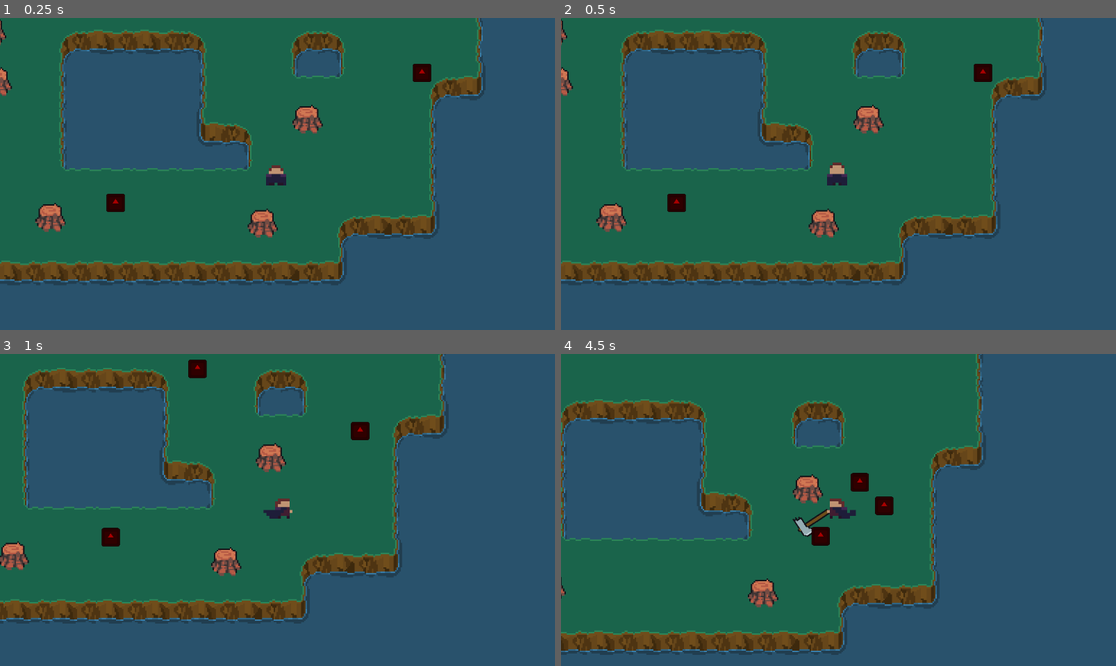
Above: before the commit, frames 1-4 (two rows, left to right).
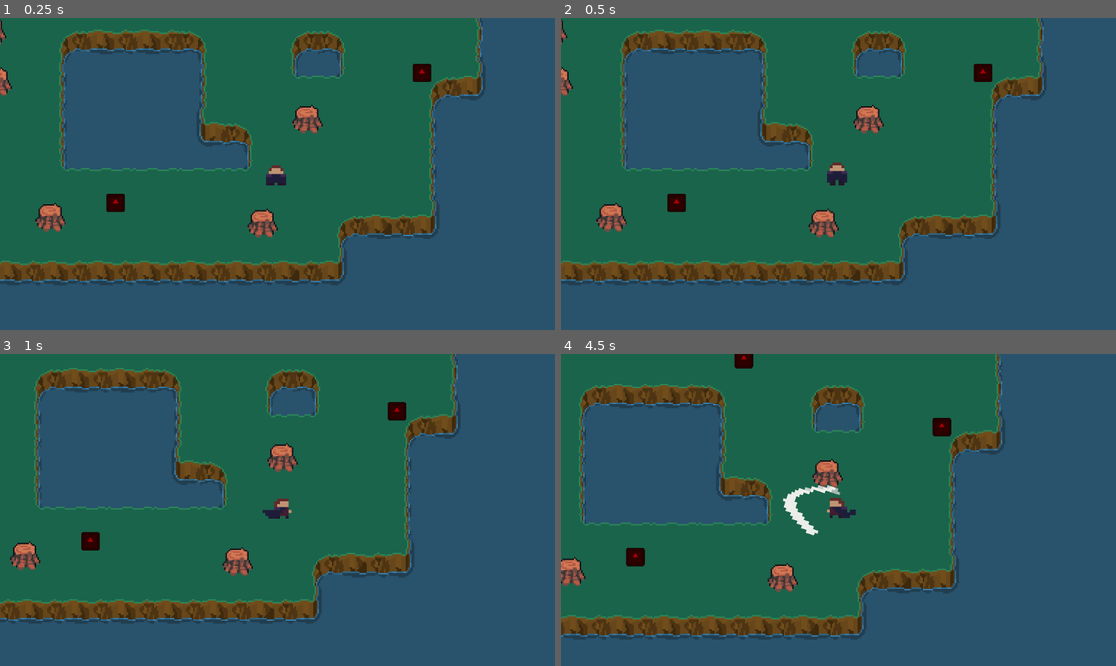
Above: after the commit, the same moments.

Repository: Nademtis/2D-MeleeCombat-and-pathfinding
Game: Godot game, scene res://main.tscn
Two runs of this game, one before a commit and one after it. Both use one fixed random seed, a clock stepped at 60 frames per second and the inputs below. The engine's default icon, where the game draws it, is replaced by a stand-in: a white triangle on a blue panel in a dark square.
Inputs (mouse positions are in pixels of both pictures, inside the frame that each line leads up to):
- Up to frame 1 (0.25 s): no input
- Up to frame 2 (0.5 s): no input
- Up to frame 3 (1 s): move the mouse to (399, 494) at 0.52 s; press the mouse at (399, 494) at 0.53 s; hold D (right) from 0.53 s (still down)
- Up to frame 4 (4.5 s): move the mouse to (727, 525) at 1.27 s; release D (right) at 1.28 s; release the mouse at (727, 525) at 1.28 s; hold S (down) 1.28-2.03 s; click (727, 525) at 1.35 s; move the mouse to (894, 441) at 2.02 s; hold D (right) 2.03-2.78 s; hold Right mouse button (rightClick) 2.03-2.78 s; click (894, 441) at 2.3 s; move the mouse to (810, 572) at 2.77 s; hold W (up) 2.78-3.53 s; click (810, 572) at 2.85 s; move the mouse to (1005, 556) at 3.52 s; press the mouse at (1005, 556) at 3.53 s; hold Left (left) from 3.53 s (still down); move the mouse to (672, 463) at 4.27 s; release the mouse at (672, 463) at 4.28 s; right-click (672, 463) at 4.35 s

Frame 1 is identical in both runs. In frame 2, less than 0.1% of the frame differs, in the area x 47-52%, y 48-54%; in frame 3, 13%; in frame 4, 26%, in the area x 0-80%, y 0-97%.

Commit message:
wip attack system

Diff:
--- a/game/enemy/enemy.gd
+++ b/game/enemy/enemy.gd
@@ -4,7 +4,7 @@
 @export var speed: float = 70
 @export var hp: float = 5
 var should_walk = false
-@export var should_chase_debug = true
+@export var should_chase_debug = false
 
 # Knockback variables
 @export var knockback_duration: float = 0.05
--- a/game/player/attack.gd
+++ b/game/player/attack.gd
@@ -1,16 +1,28 @@
 extends Node2D
 
-@onready var animation_player: AnimationPlayer = $AnimationPlayer
+#@onready var animation_player: AnimationPlayer = $AnimationPlayer
+
+@onready var animation_player2: AnimationPlayer = $"new attack/AnimationPlayer"
+@onready var sprite_2d: Sprite2D = $"new attack/Sprite2D"
+
 var attack_right = true
 
 func initialize(is_attack_right: bool) -> void:
 	attack_right = is_attack_right
 
 func _ready() -> void:
+	#if attack_right:
+		#animation_player.play("attack_R")
+	#else:
+		#animation_player.play("attack_L")
+		#
 	if attack_right:
-		animation_player.play("attack_R")
+		sprite_2d.flip_h = false
+		animation_player2.play("attack")
 	else:
-		animation_player.play("attack_L")
+		sprite_2d.flip_h = true
+		animation_player2.play("attack")
+
 
 
 #TODO IF HIT --> object take damage --> kill this
--- a/game/player/attack.tscn
+++ b/game/player/attack.tscn
@@ -1,14 +1,16 @@
-[gd_scene load_steps=7 format=3 uid="uid://cw0twtd575n66"]
+[gd_scene load_steps=13 format=3 uid="uid://cw0twtd575n66"]
 
 [ext_resource type="Script" path="res://player/attack.gd" id="1_adh8c"]
 [ext_resource type="Texture2D" uid="uid://dryhsj3u2nonq" path="res://assets/player/axe_attack_1.png" id="1_h2dbb"]
+[ext_resource type="Texture2D" uid="uid://cxjwq87qs2bxh" path="res://assets/player/idle_down.png" id="3_n44ke"]
+[ext_resource type="Texture2D" uid="uid://bsfotebtfx7t6" path="res://assets/player/attack/attack_anim.png" id="4_k660l"]
 
 [sub_resource type="Animation" id="Animation_ayq74"]
 length = 0.001
 tracks/0/type = "value"
 tracks/0/imported = false
 tracks/0/enabled = true
-tracks/0/path = NodePath("Sprite2D:rotation")
+tracks/0/path = NodePath("Sprite2D_old_axe:rotation")
 tracks/0/interp = 1
 tracks/0/loop_wrap = true
 tracks/0/keys = {
@@ -20,7 +22,7 @@
 tracks/1/type = "value"
 tracks/1/imported = false
 tracks/1/enabled = true
-tracks/1/path = NodePath("Sprite2D:visible")
+tracks/1/path = NodePath("Sprite2D_old_axe:visible")
 tracks/1/interp = 1
 tracks/1/loop_wrap = true
 tracks/1/keys = {
@@ -32,7 +34,7 @@
 tracks/2/type = "value"
 tracks/2/imported = false
 tracks/2/enabled = true
-tracks/2/path = NodePath("Sprite2D:frame")
+tracks/2/path = NodePath("Sprite2D_old_axe:frame")
 tracks/2/interp = 1
 tracks/2/loop_wrap = true
 tracks/2/keys = {
@@ -56,7 +58,7 @@
 tracks/4/type = "value"
 tracks/4/imported = false
 tracks/4/enabled = true
-tracks/4/path = NodePath("Sprite2D:flip_h")
+tracks/4/path = NodePath("Sprite2D_old_axe:flip_h")
 tracks/4/interp = 1
 tracks/4/loop_wrap = true
 tracks/4/keys = {
@@ -73,7 +75,7 @@
 tracks/0/type = "value"
 tracks/0/imported = false
 tracks/0/enabled = true
-tracks/0/path = NodePath("Sprite2D:rotation")
+tracks/0/path = NodePath("Sprite2D_old_axe:rotation")
 tracks/0/interp = 1
 tracks/0/loop_wrap = true
 tracks/0/keys = {
@@ -85,7 +87,7 @@
 tracks/1/type = "value"
 tracks/1/imported = false
 tracks/1/enabled = true
-tracks/1/path = NodePath("Sprite2D:visible")
+tracks/1/path = NodePath("Sprite2D_old_axe:visible")
 tracks/1/interp = 1
 tracks/1/loop_wrap = true
 tracks/1/keys = {
@@ -97,7 +99,7 @@
 tracks/2/type = "value"
 tracks/2/imported = false
 tracks/2/enabled = true
-tracks/2/path = NodePath("Sprite2D:frame")
+tracks/2/path = NodePath("Sprite2D_old_axe:frame")
 tracks/2/interp = 1
 tracks/2/loop_wrap = true
 tracks/2/keys = {
@@ -121,7 +123,7 @@
 tracks/4/type = "value"
 tracks/4/imported = false
 tracks/4/enabled = true
-tracks/4/path = NodePath("Sprite2D:flip_h")
+tracks/4/path = NodePath("Sprite2D_old_axe:flip_h")
 tracks/4/interp = 1
 tracks/4/loop_wrap = true
 tracks/4/keys = {
@@ -138,7 +140,7 @@
 tracks/0/type = "value"
 tracks/0/imported = false
 tracks/0/enabled = true
-tracks/0/path = NodePath("Sprite2D:rotation")
+tracks/0/path = NodePath("Sprite2D_old_axe:rotation")
 tracks/0/interp = 1
 tracks/0/loop_wrap = true
 tracks/0/keys = {
@@ -150,7 +152,7 @@
 tracks/1/type = "value"
 tracks/1/imported = false
 tracks/1/enabled = true
-tracks/1/path = NodePath("Sprite2D:visible")
+tracks/1/path = NodePath("Sprite2D_old_axe:visible")
 tracks/1/interp = 1
 tracks/1/loop_wrap = true
 tracks/1/keys = {
@@ -162,7 +164,7 @@
 tracks/2/type = "value"
 tracks/2/imported = false
 tracks/2/enabled = true
-tracks/2/path = NodePath("Sprite2D:frame")
+tracks/2/path = NodePath("Sprite2D_old_axe:frame")
 tracks/2/interp = 1
 tracks/2/loop_wrap = true
 tracks/2/keys = {
@@ -186,7 +188,7 @@
 tracks/4/type = "value"
 tracks/4/imported = false
 tracks/4/enabled = true
-tracks/4/path = NodePath("Sprite2D:flip_h")
+tracks/4/path = NodePath("Sprite2D_old_axe:flip_h")
 tracks/4/interp = 1
 tracks/4/loop_wrap = true
 tracks/4/keys = {
@@ -203,10 +205,138 @@
 "attack_R": SubResource("Animation_w3xfp")
 }
 
+[sub_resource type="Animation" id="Animation_t7v6u"]
+resource_name = "attack"
+length = 0.3
+step = 0.01
+tracks/0/type = "value"
+tracks/0/imported = false
+tracks/0/enabled = true
+tracks/0/path = NodePath("../Area2D/CollisionShape2D:disabled")
+tracks/0/interp = 1
+tracks/0/loop_wrap = true
+tracks/0/keys = {
+"times": PackedFloat32Array(0, 0.05),
+"transitions": PackedFloat32Array(1, 1),
+"update": 1,
+"values": [false, true]
+}
+tracks/1/type = "value"
+tracks/1/imported = false
+tracks/1/enabled = true
+tracks/1/path = NodePath("Sprite2D:frame")
+tracks/1/interp = 1
+tracks/1/loop_wrap = true
+tracks/1/keys = {
+"times": PackedFloat32Array(0, 0.11, 0.14, 0.17, 0.22),
+"transitions": PackedFloat32Array(1, 1, 1, 1, 1),
+"update": 1,
+"values": [0, 1, 2, 3, 4]
+}
+tracks/2/type = "value"
+tracks/2/imported = false
+tracks/2/enabled = true
+tracks/2/path = NodePath("Sprite2D:visible")
+tracks/2/interp = 1
+tracks/2/loop_wrap = true
+tracks/2/keys = {
+"times": PackedFloat32Array(0, 0.28),
+"transitions": PackedFloat32Array(1, 1),
+"update": 1,
+"values": [true, false]
+}
+
+[sub_resource type="Animation" id="Animation_6l0ao"]
+length = 0.001
+tracks/0/type = "value"
+tracks/0/imported = false
+tracks/0/enabled = true
+tracks/0/path = NodePath("../Area2D/CollisionShape2D:disabled")
+tracks/0/interp = 1
+tracks/0/loop_wrap = true
+tracks/0/keys = {
+"times": PackedFloat32Array(0),
+"transitions": PackedFloat32Array(1),
+"update": 1,
+"values": [true]
+}
+tracks/1/type = "value"
+tracks/1/imported = false
+tracks/1/enabled = true
+tracks/1/path = NodePath("Sprite2D:frame")
+tracks/1/interp = 1
+tracks/1/loop_wrap = true
+tracks/1/keys = {
+"times": PackedFloat32Array(0),
+"transitions": PackedFloat32Array(1),
+"update": 1,
+"values": [1]
+}
+tracks/2/type = "value"
+tracks/2/imported = false
+tracks/2/enabled = true
+tracks/2/path = NodePath("Sprite2D:visible")
+tracks/2/interp = 1
+tracks/2/loop_wrap = true
+tracks/2/keys = {
+"times": PackedFloat32Array(0),
+"transitions": PackedFloat32Array(1),
+"update": 1,
+"values": [false]
+}
+
+[sub_resource type="Animation" id="Animation_kudra"]
+resource_name = "attack_2"
+length = 0.3
+step = 0.01
+tracks/0/type = "value"
+tracks/0/imported = false
+tracks/0/enabled = true
+tracks/0/path = NodePath("../Area2D/CollisionShape2D:disabled")
+tracks/0/interp = 1
+tracks/0/loop_wrap = true
+tracks/0/keys = {
+"times": PackedFloat32Array(0, 0.05),
+"transitions": PackedFloat32Array(1, 1),
+"update": 1,
+"values": [false, true]
+}
+tracks/1/type = "value"
+tracks/1/imported = false
+tracks/1/enabled = true
+tracks/1/path = NodePath("Sprite2D:frame")
+tracks/1/interp = 1
+tracks/1/loop_wrap = true
+tracks/1/keys = {
+"times": PackedFloat32Array(0, 0.04, 0.09, 0.17, 0.23),
+"transitions": PackedFloat32Array(1, 1, 1, 1, 1),
+"update": 1,
+"values": [0, 1, 2, 3, 4]
+}
+tracks/2/type = "value"
+tracks/2/imported = false
+tracks/2/enabled = true
+tracks/2/path = NodePath("Sprite2D:visible")
+tracks/2/interp = 1
+tracks/2/loop_wrap = true
+tracks/2/keys = {
+"times": PackedFloat32Array(0, 0.28),
+"transitions": PackedFloat32Array(1, 1),
+"update": 1,
+"values": [true, false]
+}
+
+[sub_resource type="AnimationLibrary" id="AnimationLibrary_60j6h"]
+_data = {
+"RESET": SubResource("Animation_6l0ao"),
+"attack": SubResource("Animation_t7v6u"),
+"attack_2": SubResource("Animation_kudra")
+}
+
 [node name="attack" type="Node2D"]
 script = ExtResource("1_adh8c")
 
-[node name="Sprite2D" type="Sprite2D" parent="."]
+[node name="Sprite2D_old_axe" type="Sprite2D" parent="."]
 visible = false
 position = Vector2(0, -7)
 rotation = -0.523599
@@ -218,7 +348,6 @@
 libraries = {
 "": SubResource("AnimationLibrary_nseh8")
 }
-autoplay = "attack_R"
 
 [node name="Area2D" type="Area2D" parent="." groups=["player_attack"]]
 monitoring = false
@@ -228,3 +357,26 @@
 scale = Vector2(1, 0.7)
 polygon = PackedVector2Array(11, -25.7143, 17, -34.2857, 25, -41.4286, 34, -34.2857, 38, -27.1429, 43, -15.7143, 40, -1.42857, 25, 7.14286, 6, -1.42857, 6, -15.7143)
 disabled = true
+
+[node name="DEBUG KILL THIS" type="Sprite2D" parent="."]
+visible = false
+position = Vector2(1, -8)
+scale = Vector2(2, 2)
+texture = ExtResource("3_n44ke")
+hframes = 6
+
+[node name="new attack" type="Node2D" parent="."]
+
+[node name="Sprite2D" type="Sprite2D" parent="new attack"]
+visible = false
+position = Vector2(0, -18)
+scale = Vector2(2, 2)
+texture = ExtResource("4_k660l")
+flip_h = true
+hframes = 5
+frame = 1
+
+[node name="AnimationPlayer" type="AnimationPlayer" parent="new attack"]
+libraries = {
+"": SubResource("AnimationLibrary_60j6h")
+}
--- a/game/player/player.tscn
+++ b/game/player/player.tscn
@@ -369,16 +369,19 @@
 script = ExtResource("3_8ikbw")
 
 [node name="attackCoolDown" type="Timer" parent="axe"]
-wait_time = 0.2
+wait_time = 0.3
+one_shot = true
+
+[node name="attackComboTimer" type="Timer" parent="."]
+wait_time = 0.5
 one_shot = true
 
 [node name="AnimatedSprite2D" type="AnimatedSprite2D" parent="."]
 z_index = 1
 scale = Vector2(2, 2)
 sprite_frames = SubResource("SpriteFrames_rfhv2")
-animation = &"attack_2_right"
-frame = 4
-frame_progress = 1.0
+animation = &"idle_down"
+autoplay = "idle_down"
 
 [node name="CollisionShape2D" type="CollisionShape2D" parent="."]
 scale = Vector2(0.5, 0.5)
--- a/game/player/scripts/player.gd
+++ b/game/player/scripts/player.gd
@@ -13,6 +13,8 @@
 @export var attack_dash_duration: float = 0.05
 
 #var is_dashing = false
+@onready var attack_combo_timer: Timer = $attackComboTimer #
+
 
 var attack_dash_start_position: Vector2
 var attack_dash_target_position: Vector2
@@ -28,6 +30,14 @@
 func _process(delta: float) -> void:
 	PlayerStats.player_position = global_position #update player position for enemies
 	anim_player()
+
+
+#func _input(event: InputEvent) -> void:
+	#if event.is_action_pressed("click") && attack_combo_timer.is_stopped():
+		#animated_sprite_2d.play("attack_1_right")
+		#attack_combo_timer.start()
+	#elif event.is_action_pressed("click") && attack_combo_timer.time_left > 0:
+		#animated_sprite_2d.play("attack_2_right")
 
 
 func _physics_process(delta: float) -> void:
@@ -97,6 +107,9 @@
 		velocity = lerp(velocity, input_vector * max_speed, deceleration * delta)
 
 func anim_player():
+	#if animated_sprite_2d.animation == "attack_1_right" || animated_sprite_2d.animation == "attack_2_right":
+	#	return
+
 	var input_vector = Vector2(
 		Input.get_action_strength("right") - Input.get_action_strength("left"),
 		Input.get_action_strength("down") - Input.get_action_strength("up")
@@ -120,3 +133,4 @@
 func _on_attack_cool_down_timeout() -> void:
 	#attack finished - go back to walking
 	set_movement_state(MovementState.WALKING)
+	pass
Binary file added: game/assets/player/attack/attack_anim.png
Not shown, added: game/assets/player/attack/attack_anim.png.import
